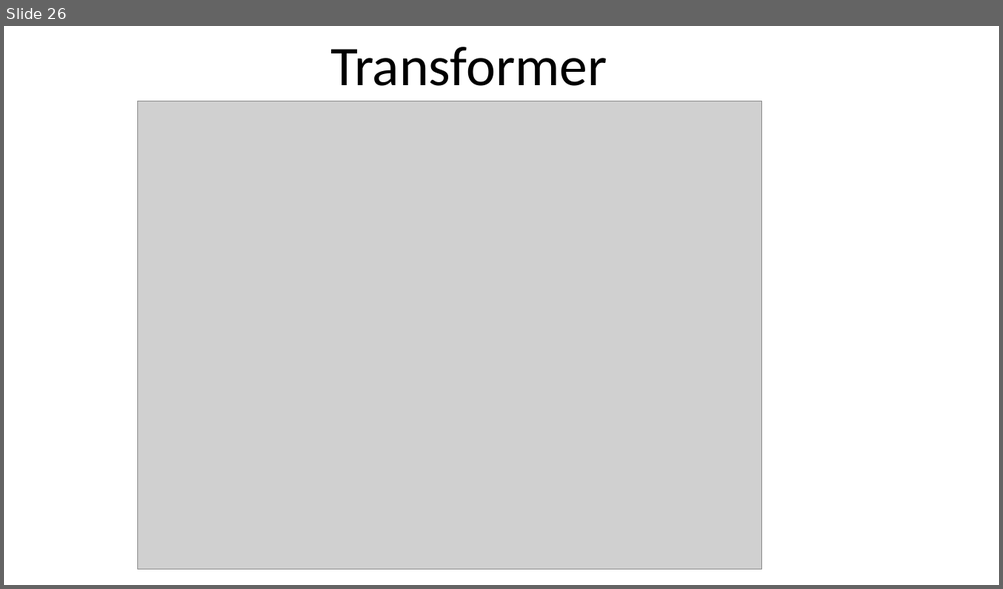
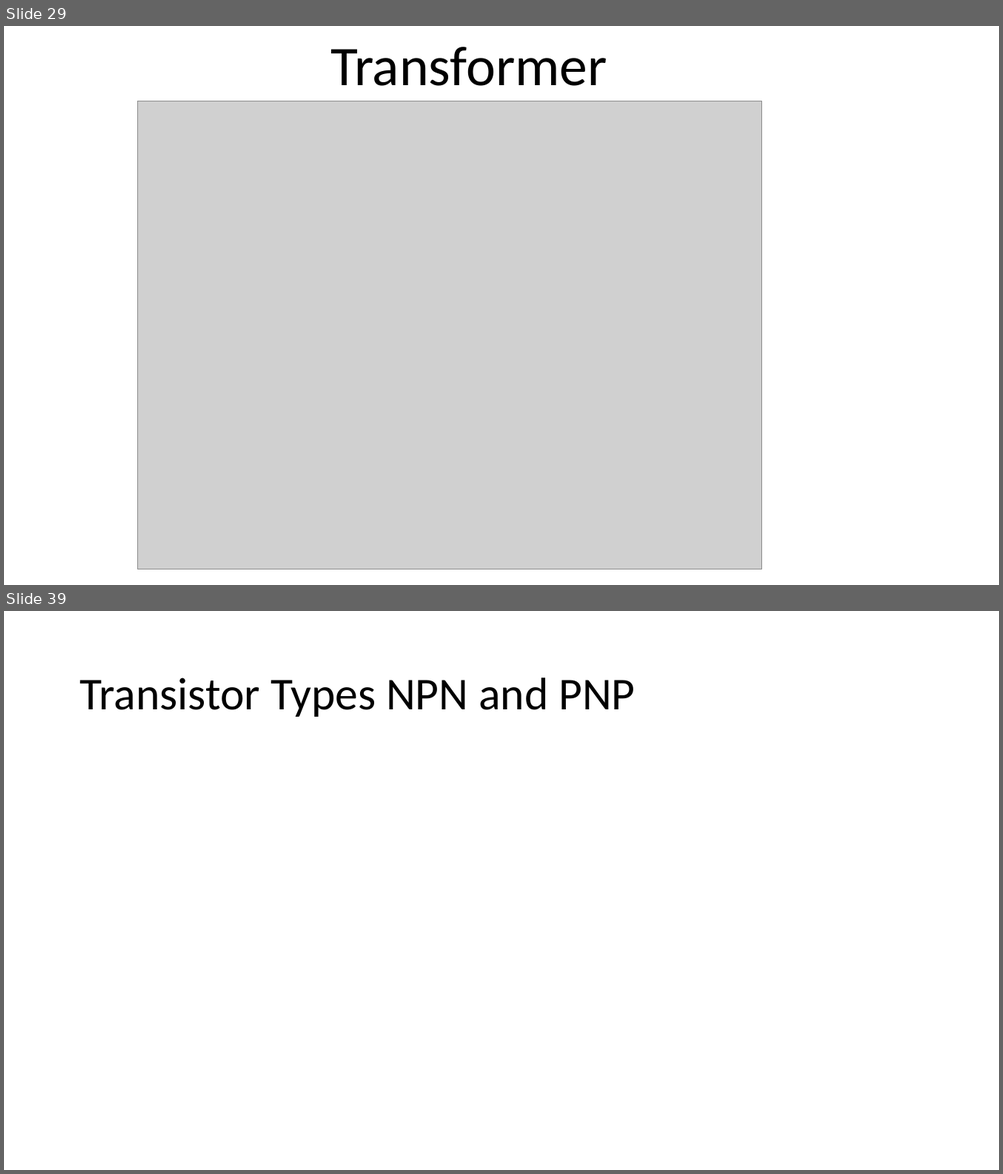
Before and after one commit to infocelab/embedded-projects, a slide deck: Documents/projects for schools.pptx. Shown one above the other, each under a label of ours: slide 26 before the commit, slides 29 and 39 after it; the slides between them are not shown. The pictures are 1003x589 and 1003x1174 pixels, drawn with LibreOffice and Linux fonts; fonts in the diff are those of the drawing; grey boxes stand for pictures. Boxes give left, top, right and bottom in pixels: in the first picture for what was removed or moved away, otherwise in the second. Text is boxed around its words. In the diff, an @@ line names an element or a change of style, - is before the commit and + after.

```diff
--- a/Documents/projects for schools.pptx
+++ b/Documents/projects for schools.pptx
@@ slide 39 added at (4, 611, 999, 1170), background #FFFFFF @@
@@ title added at (79, 678, 634, 717), 44 pt, text #000000 @@
+Transistor Types NPN and PNP
@@ what was slide 26 is now slide 29 @@
```
Also in this commit, not shown: 3 slides changed, 18 other slides added, 2 slides removed.
